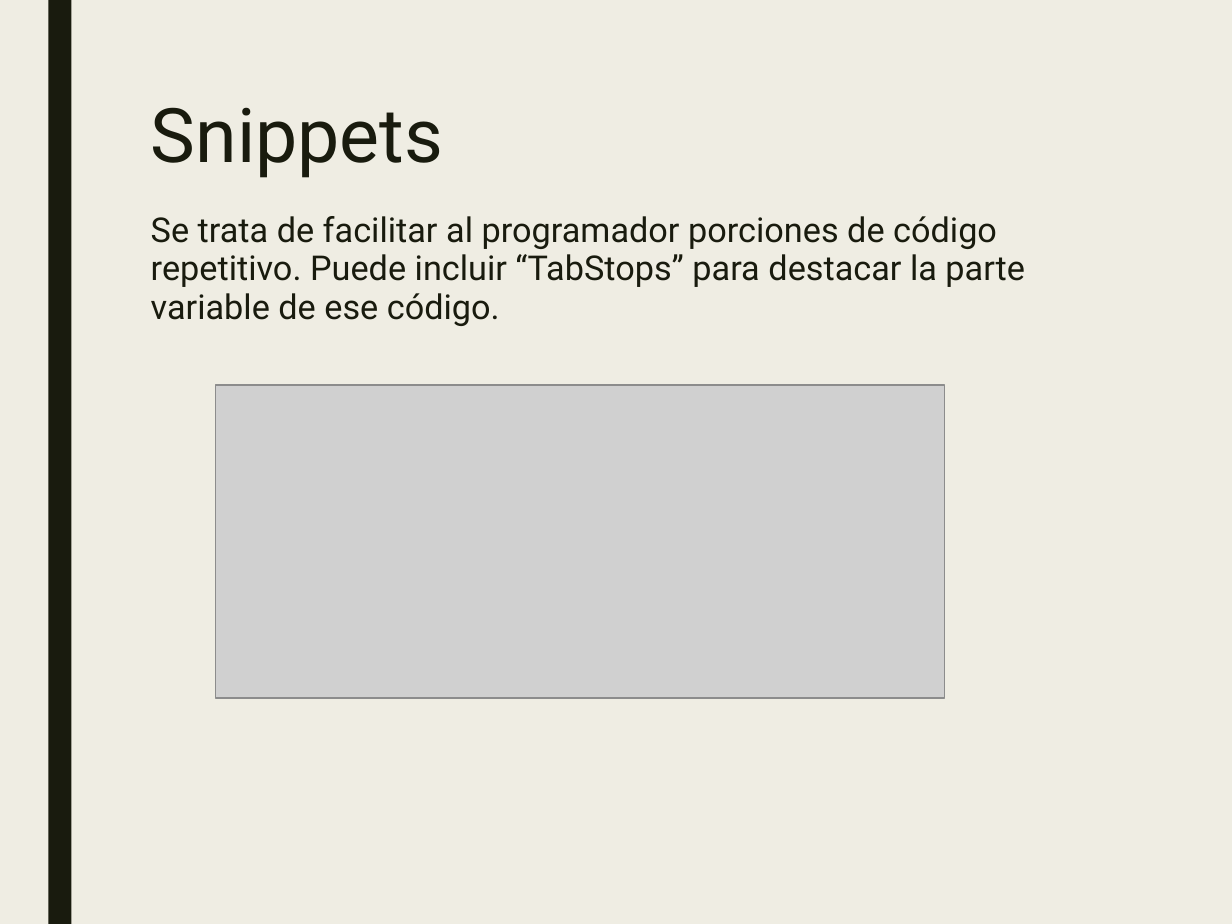
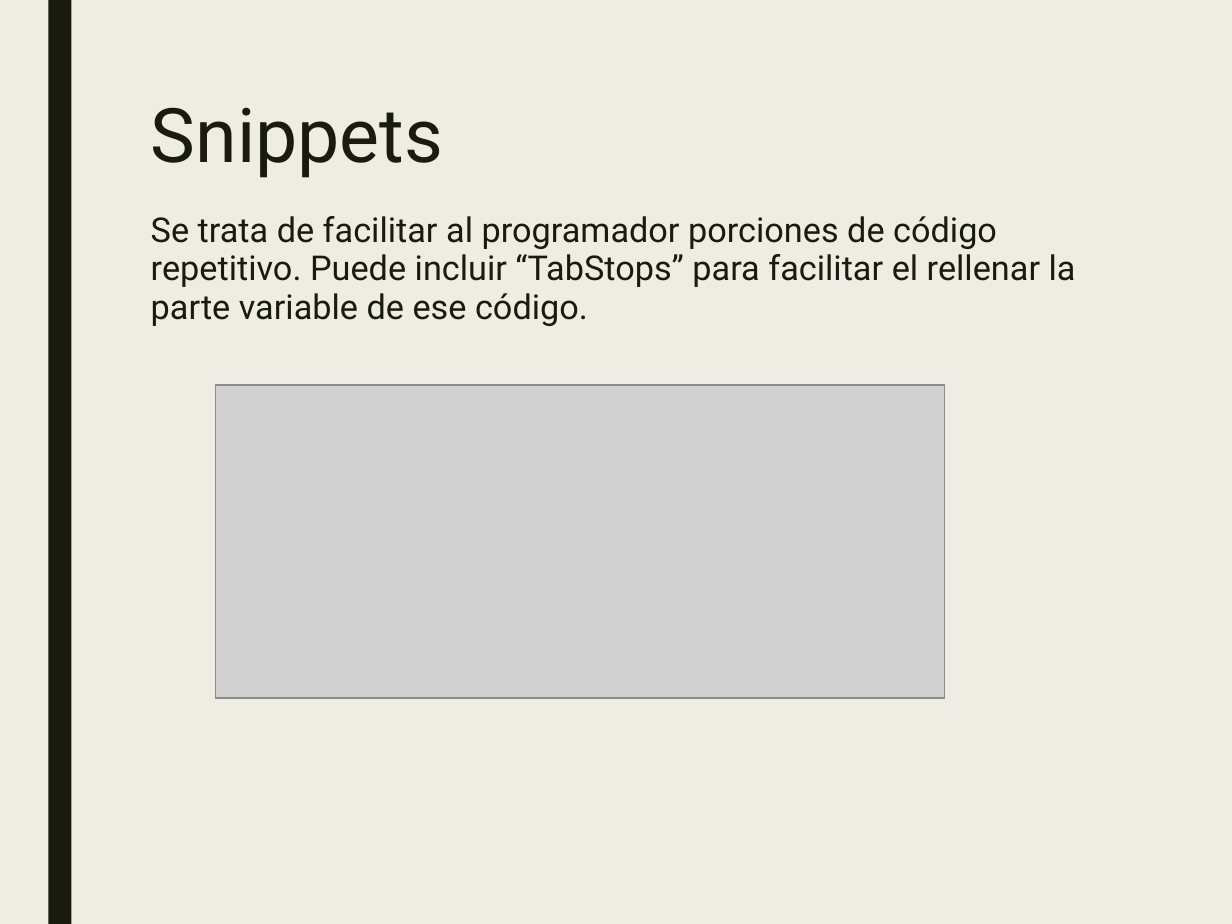
Before and after one commit to JalmarazMartn/dotnetrioja1, a slide deck: slide 18 of VSCODE Extensiones.ppt (slide 17 before the commit). Drawn at 1232x924 pixels with LibreOffice and Linux fonts; fonts in the diff are those of the drawing; grey boxes stand for pictures. Boxes give left, top, right and bottom in pixels: in the first picture for what was removed or moved away, otherwise in the second. Text is boxed around its words. In the diff, an @@ line names an element or a change of style, - is before the commit and + after.

```diff
--- a/VSCODE Extensiones.ppt
+++ b/VSCODE Extensiones.ppt
@@ text at (x1=151, y1=216, x2=1076, y2=326): text changed @@
-Se trata de facilitar al programador porciones de código repetitivo. Puede incluir “TabStops” para destacar la parte variable de ese código.
+Se trata de facilitar al programador porciones de código repetitivo. Puede incluir “TabStops” para facilitar el rellenar la parte variable de ese código.
```
Also in this commit, not shown: 8 other slides changed, 1 slide added.
